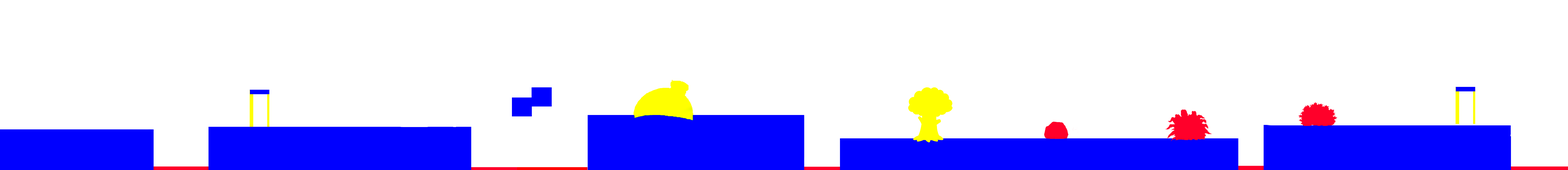
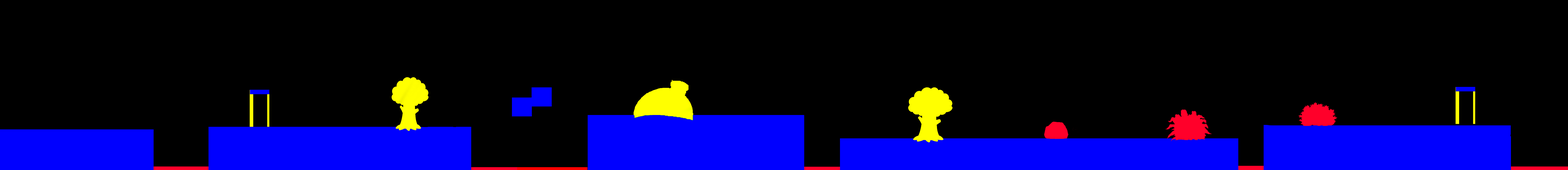
Comparing the layer stacks of the two 1568x170 images. Changes:
painted on "mascara" over [391, 77, 429, 132]
showed "Layer 1" over [0, 0, 1568, 170]
